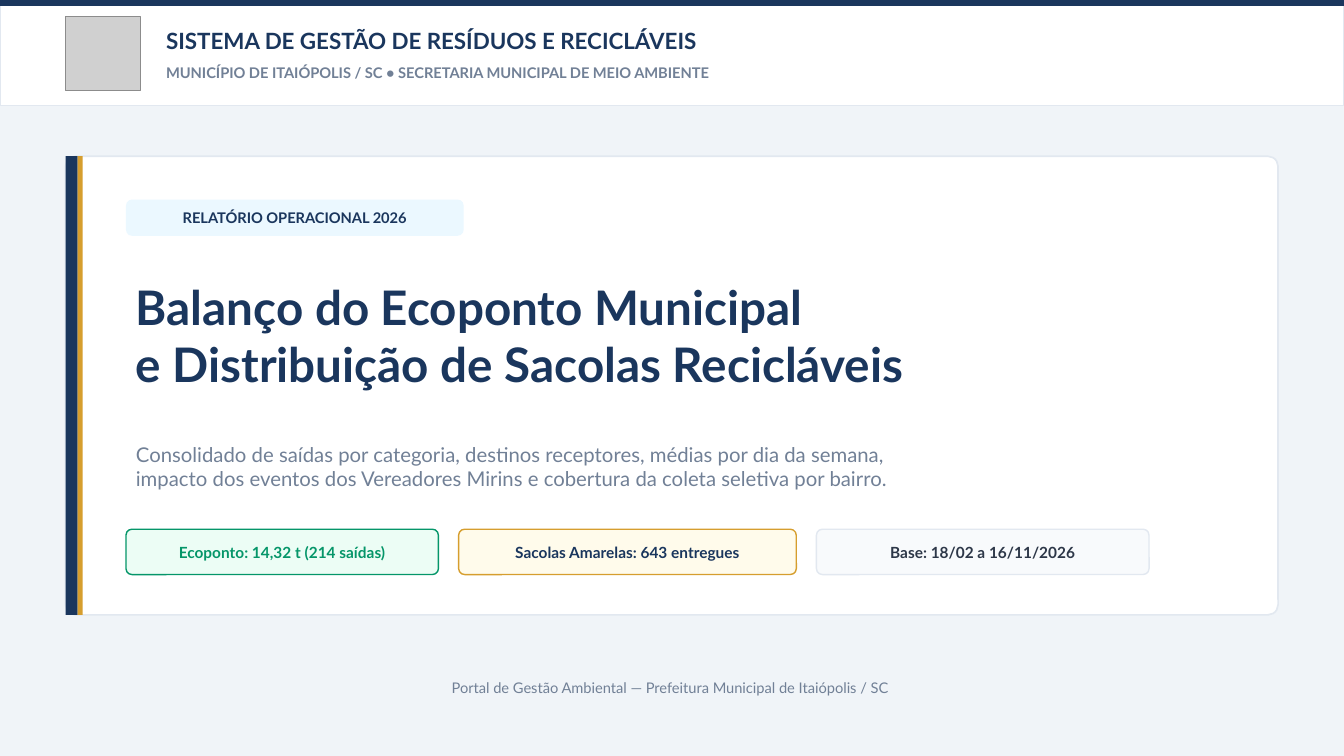
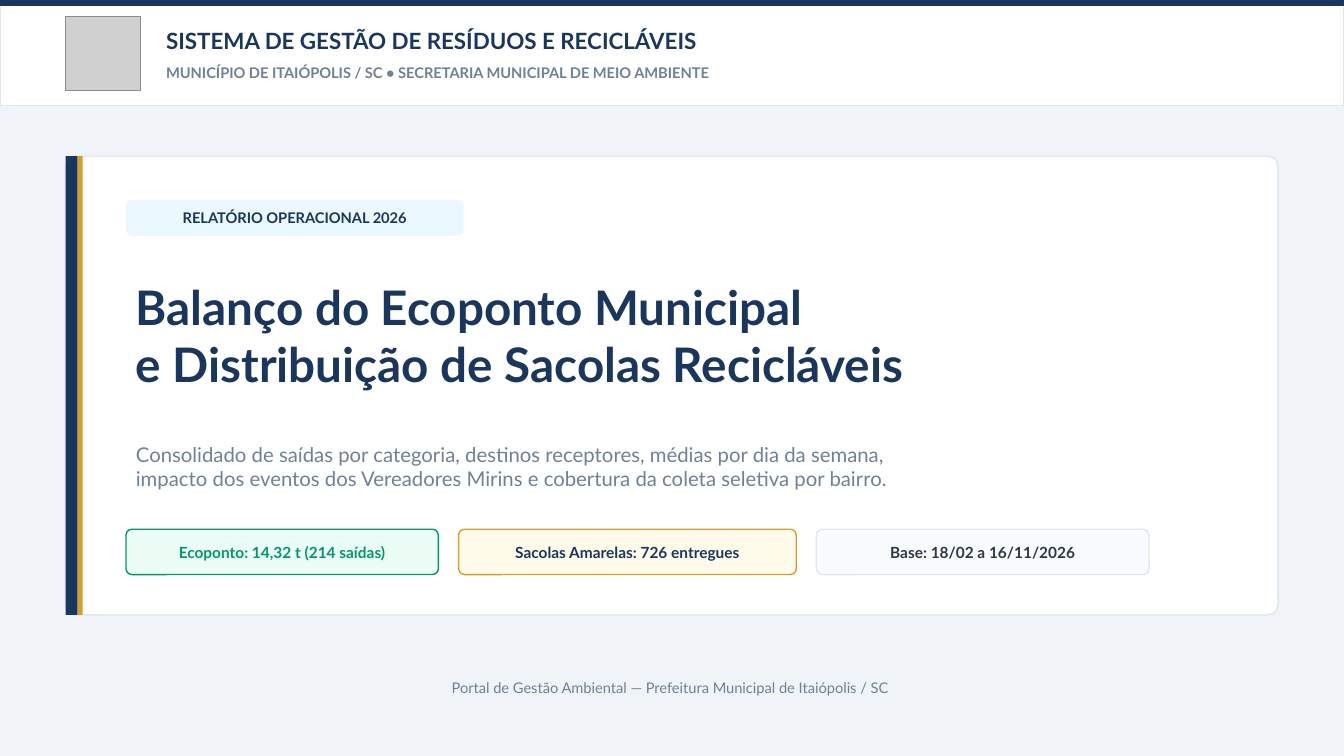
Before and after one commit to vitto2099/cadastro-reciclaveis-itaiopolis, a slide deck: slide 1 of apresentacao/Apresentacao_Ecoponto_e_Reciclaveis_Itaiopolis.pptx. Drawn at 1344x756 pixels with LibreOffice and Linux fonts; fonts in the diff are those of the drawing; grey boxes stand for pictures. Boxes give left, top, right and bottom in pixels: in the first picture for what was removed or moved away, otherwise in the second. Text is boxed around its words. In the diff, an @@ line names an element or a change of style, - is before the commit and + after.

Commit message:
feat(sacolas): atualizar contadores, planilha Excel e apresentacao com eventos vereadores mirins

```diff
--- a/apresentacao/Apresentacao_Ecoponto_e_Reciclaveis_Itaiopolis.pptx
+++ b/apresentacao/Apresentacao_Ecoponto_e_Reciclaveis_Itaiopolis.pptx
@@ text at [515,546,739,561]: text changed @@
-Sacolas Amarelas: 643 entregues
+Sacolas Amarelas: 726 entregues
```
Also in this commit, not shown: 1 other slide changed, 3 other files.
